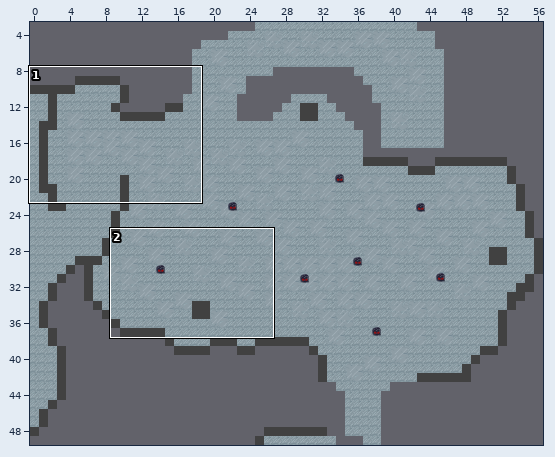
An edit to a level. Tiled map, map3.tmx. The first picture is a wide view before the edit; the outline marks the close-up.
Close-up. As it was:
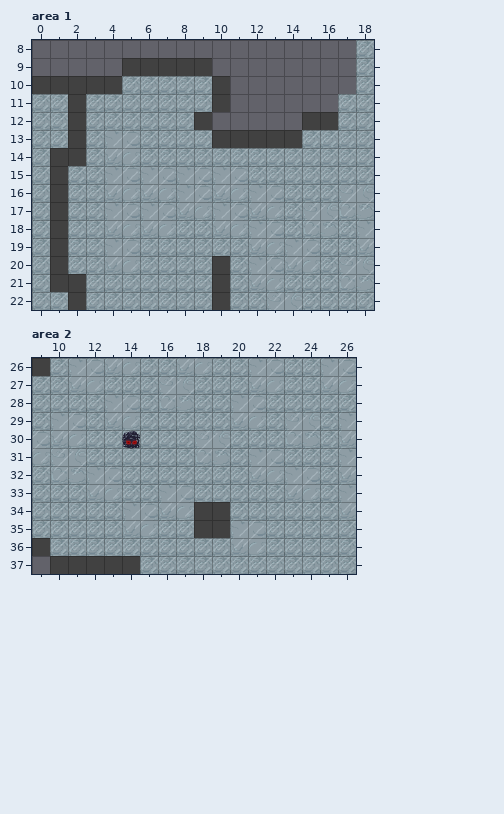
Cells are 32x32 px. Shown: area 1 x 0..18, y 8..22; area 2 x 9..26, y 26..37. The commit also changed other parts of the map, which this record leaves out.
And afterwards:
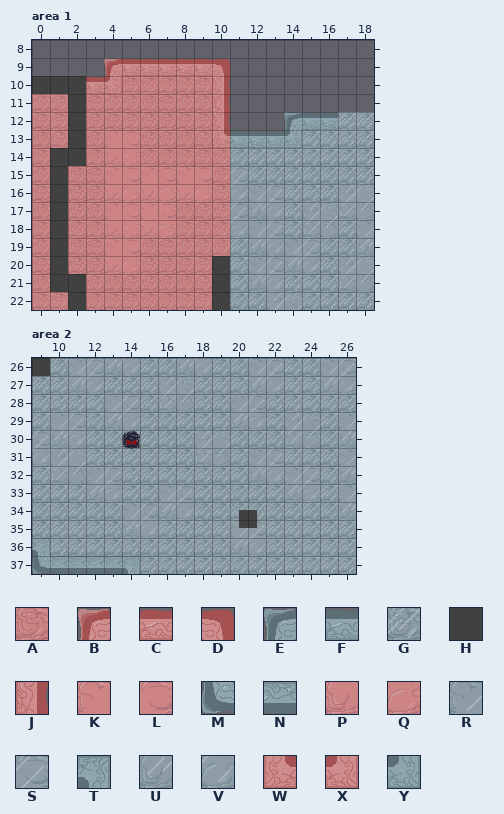
Key: from "tileset": A 0, B 4, C 5, D 6, E 7, F 8, G 10, H 15, J 20, K 28, L 29, M 35, N 36, P 42, Q 43, R 53, S 54, T 65, U 67, V 68, W 73, X 74, Y 79.
_ is an empty cell.
Objects are placed by their top-left corner, in cells (3,4 is the top-left corner of cell 3,4); size is 1x1 cell unless given.
What changed:
Layer "plateformes", area 1:
y 9: x 4..10 _HHHHH_ -> BCCCCCD
y 10: x 3..10 HHGGGGGH -> CXAAAAAJ
y 11: x 0..1 GG -> AA; x 3..10 GGGGGGGH -> AAAAAAAJ
y 12: x 0..1 GG -> AA; x 3..10 GGGGGGH_ -> AAAAAAAJ; x 14..16 _HH -> EFF
y 13: x 0..1 GG -> AA; x 3..14 GRSGGGGHHHHH -> AKLAAAAWFFFY
y 14: x 0 G -> A; x 3..10 GUVGGGGG -> APQAAAAA
y 15: x 0 G -> A; x 2..10 GGRSRSRSR -> AAKLKLKLA
y 16: x 0 G -> A; x 2..10 GGUVUVRSU -> AAPQPQPQA
y 17: x 0 G -> A; x 2..10 GGRSRSUVR -> AAKLKLAAA
y 18: x 0 G -> A; x 2..10 GGUVUVGGU -> AAPQPQAAA
y 19: x 0 G -> A; x 2..10 GGRSGGGGG -> AAKLAAAAA
y 20: x 0 G -> A; x 2..9 GGUVGGGG -> AAPQAAAA
y 21: x 0 G -> A; x 3..9 GGGGGGG -> AAAAAAA
y 22: x 0..1 GG -> AA; x 3..9 GGGGGGG -> AAAAAAA
Layer "pont" (now hidden), area 1:
y 8..10: x 18 G -> _
y 11: x 17..18 GG -> __
Layer "plateformes", area 2:
y 34..35: x 18..19 HH -> GG
y 36: x 9 H -> T
y 37: x 9..14 _HHHHH -> MNNNNT
Layer "plaque_3" (added), area 2:
added: H at 20.5,34.4
Pixel boxes of the changes (left, top, right, bottom) in both close-ups:
changed: (68, 40, 374, 310)
changed: (32, 94, 68, 310)
changed: (194, 502, 230, 538)
added: (239, 510, 257, 528)
changed: (32, 538, 140, 574)
